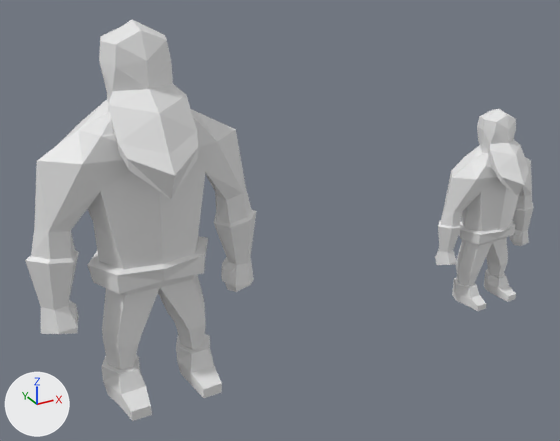
What one commit did to the Blender file Animations/WarriorPunch.blend.
Rendered twice from a camera (50 mm lens) standing at (-5.34, -15.84, 11.63) and looking at (3.42, 0.09, 3.67). Arrows for +X, +Y and +Z are at lower left; the lights stay in place.

The scene before the commit, as lines of its bpy script (objects in view):
```python
me_cube_000 = bpy.data.meshes.new('Cube.000')
me_cube_000.from_pydata(...)  # 305 vertices, 638 faces; spans x -1.79..2.0, y -1.22..0.69, z -3.17..2.84
me_cube_007 = bpy.data.meshes.new('Cube.007')
me_cube_007.from_pydata(...)  # 305 vertices, 638 faces; spans x -4.33..4.18, y -2.69..1.61, z -0.09..13.43
ob_cube_001 = bpy.data.objects.new('Cube.001', me_cube_000)
ob_cube_001.location = (10.49, 0.02, 2.79)
ob_cube_004 = bpy.data.objects.new('Cube.004', me_cube_007)
ob_cube_004.location = (0.0, 0.0, 0.0)
ob_cube_004.scale = (0.667, 0.667, 0.667)
```
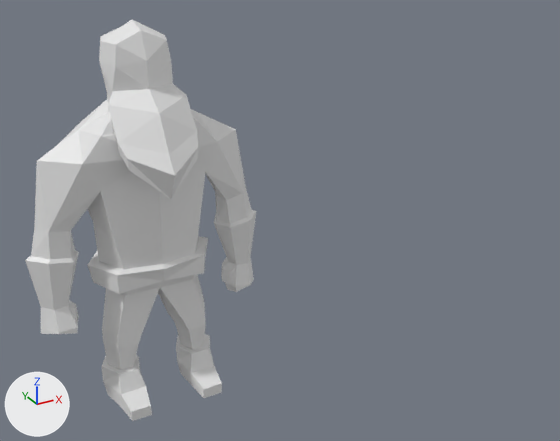
Boxes [x1, y1, x2, y2] around the edits, measured in the pictures (560 x 441 px):
'Cube.001', deleted
    before: [435, 109, 534, 311]

What changed in the scene script:
```text
Remove ob_cube_001:
    ob_cube_001 = bpy.data.objects.new('Cube.001', me_cube_000)
    ob_cube_001.location = (10.49, 0.02, 2.79)
```
